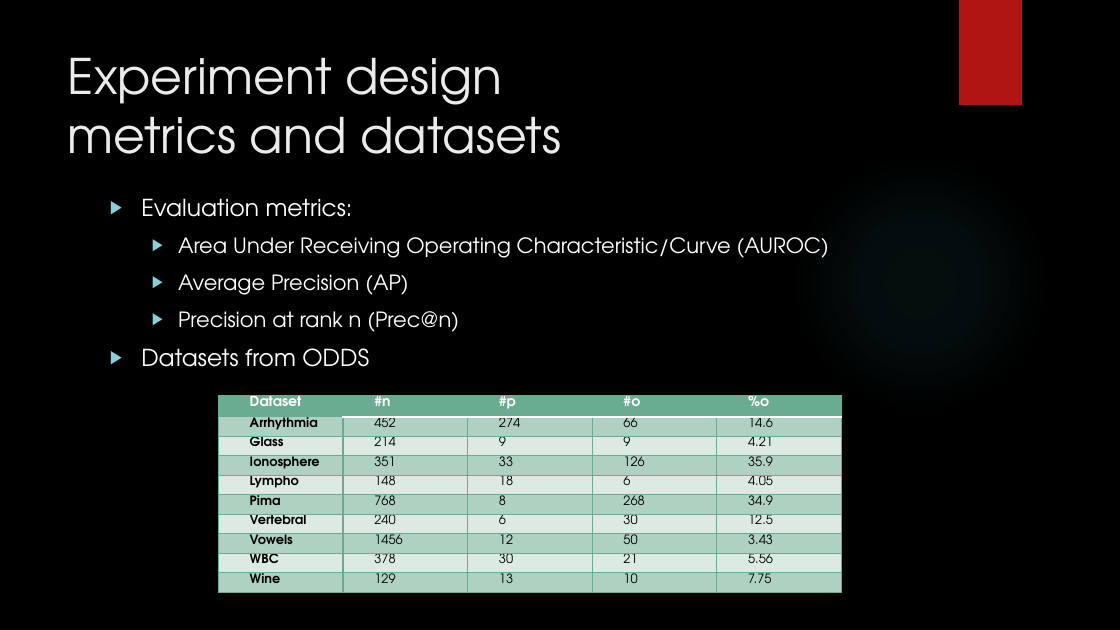
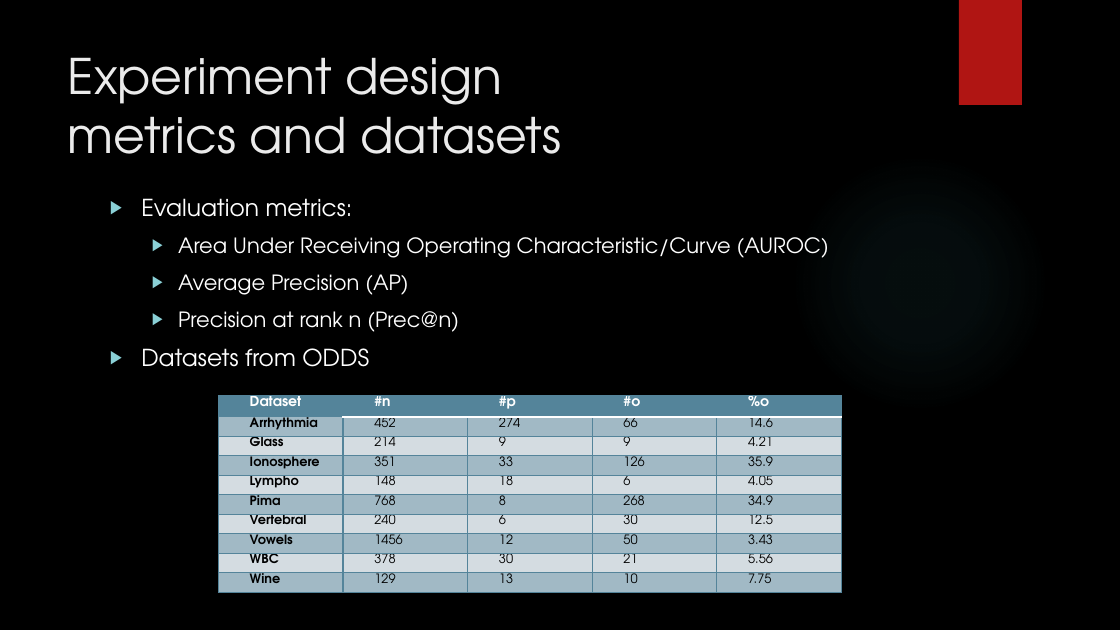
Before and after one commit to sana33/CS622-project, a slide deck: slide 11 of CS622_project_presentation.pptx. Drawn at 1120x630 pixels with LibreOffice and Linux fonts; fonts in the diff are those of the drawing; background and template pictures are left out. Boxes give left, top, right and bottom in pixels: in the first picture for what was removed or moved away, otherwise in the second. Text is boxed around its words. In the diff, an @@ line names an element or a change of style, - is before the commit and + after.

```diff
--- a/CS622_project_presentation.pptx
+++ b/CS622_project_presentation.pptx
@@ table at (218, 396, 840, 592) @@
@@ fill #6AAC90 to #54849A in row 1 @@
@@ fill #6AAC90 at 40% opacity to #54849A at 40% opacity in 25 cells @@
@@ borders changed @@
```
Also in this commit, not shown: 1 other slide changed, 1 slide removed.
